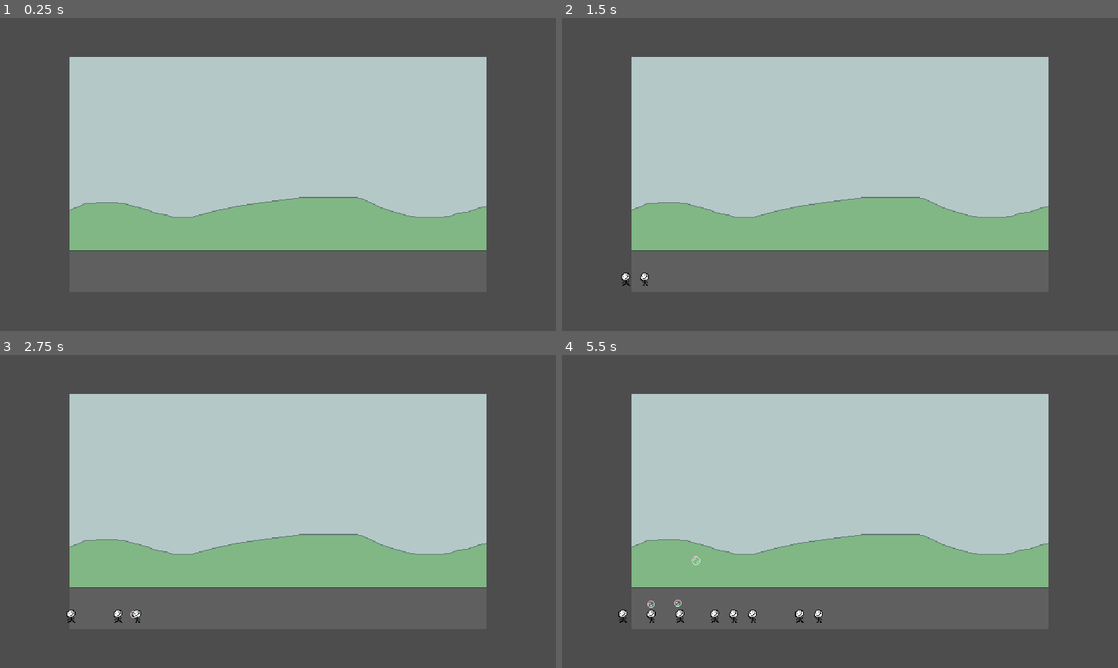
Above: before the commit, frames 1-4 (two rows, left to right).
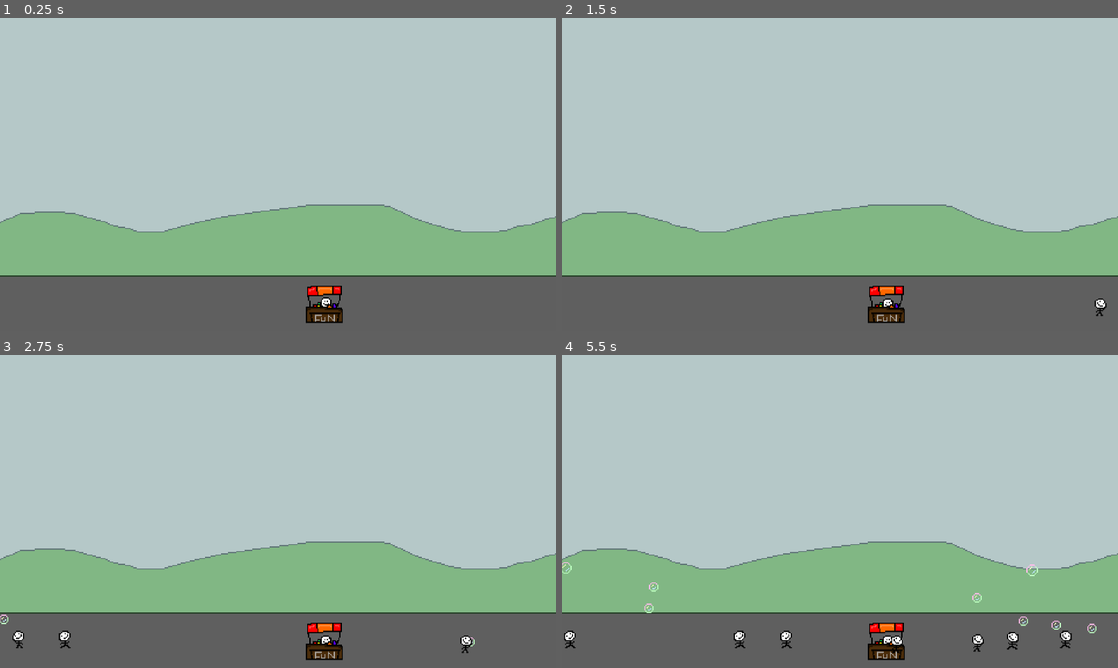
Above: after the commit, the same moments.

Repository: DISN-kolo/bubble-clicker-ggj25
Game: Godot game, scene res://MainScene.tscn
Same seed, same stepped clock (60 frames per second), same inputs: the game is played once before the commit and once after it.
Inputs (mouse positions are in pixels of both pictures, inside the frame that each line leads up to):
- Up to frame 1 (0.25 s): no input
- Up to frame 2 (1.5 s): tap Enter (ui_accept) at 0.5, 0.77 s; move the mouse to (962, 158) at 0.52 s; hold Right (ui_right) from 0.53 s (still down); click (962, 158) at 0.6 s; move the mouse to (728, 190) at 1.27 s; click (728, 190) at 1.35 s
- Up to frame 3 (2.75 s): tap Enter (ui_accept) at 1.52 s; move the mouse to (72, 611) at 2.02 s; release Right (ui_right) at 2.03 s; hold Left (ui_left) from 2.03 s (still down); click (72, 611) at 2.1 s
- Up to frame 4 (5.5 s): move the mouse to (812, 574) at 2.77 s; release Left (ui_left) at 2.78 s; hold Right (ui_right) 2.78-4.28 s; click (812, 574) at 2.85 s; tap Enter (ui_accept) at 3.02, 3.77, 4.52 s; move the mouse to (701, 611) at 3.52 s; click (701, 611) at 3.6 s; move the mouse to (739, 605) at 4.27 s; hold Left (ui_left) 4.28-5.03 s; click (739, 605) at 4.35 s; move the mouse to (695, 605) at 5.02 s; hold Right (ui_right) from 5.03 s (still down); click (695, 605) at 5.1 s

The runs differ from the first frame. In frame 1, 40% of the frame differs, in the area x 0-100%, y 0-98%; in frame 2, 40%; in frame 3, 40%; in frame 4, 41%.

Commit message:
random dude positions. a shop that pauses them at a random spot for a random time

Diff:
--- a/MainScene.gd
+++ b/MainScene.gd
@@ -3,8 +3,14 @@
 var r : float
 @onready var tio = preload("res://tio.tscn")
 var instance_of_tio
+@onready var shop = preload("res://fun_shop.tscn")
+var instance_of_shop
+var tio_direction : int
 # Called when the node enters the scene tree for the first time.
 func _ready():
+	instance_of_shop = shop.instantiate()
+	instance_of_shop.global_position = Vector2(rng.randi_range(-100, 100), rng.randi_range(110, 120))
+	add_child(instance_of_shop)
 	pass # Replace with function body.
 
 func _process(delta):
@@ -13,9 +19,11 @@
 
 
 func _on_timer_timeout():
+	tio_direction = rng.randi_range(0, 1) * 2 - 1
 	instance_of_tio = tio.instantiate()
-	instance_of_tio.velocity.x = 50
-	instance_of_tio.global_position = Vector2(-250, 120)
+	instance_of_tio.velocity.x = 50 * tio_direction
+	instance_of_tio.global_position = Vector2(-250 * tio_direction, rng.randi_range(110, 120))
+	instance_of_tio.sprite_flip = (tio_direction == -1)
 	add_child(instance_of_tio)
 	r = rng.randf_range(0.3, 1.3)
 	$Timer.wait_time = r
--- a/MainScene.tscn
+++ b/MainScene.tscn
@@ -13,10 +13,11 @@
 script = ExtResource("1_uu0e3")
 
 [node name="Background" type="Sprite2D" parent="."]
+z_index = -5
 texture = ExtResource("1_37jlj")
 
 [node name="Camera2D" type="Camera2D" parent="."]
-zoom = Vector2(3, 3)
+zoom = Vector2(4, 4)
 
 [node name="Timer" type="Timer" parent="."]
 autostart = true
--- /dev/null
+++ b/events.gd
@@ -0,0 +1,3 @@
+extends Node
+
+signal entered_shop
--- /dev/null
+++ b/fun_shop.gd
@@ -0,0 +1,16 @@
+extends Node2D
+
+
+# Called when the node enters the scene tree for the first time.
+func _ready():
+	pass # Replace with function body.
+
+
+# Called every frame. 'delta' is the elapsed time since the previous frame.
+func _process(delta):
+	pass
+
+
+func _on_area_2d_body_entered(body):
+	Events.entered_shop.emit(self, body)
+	pass # Replace with function body.
--- /dev/null
+++ b/fun_shop.tscn
@@ -0,0 +1,75 @@
+[gd_scene load_steps=11 format=3 uid="uid://crw68j5bwxpqp"]
+
+[ext_resource type="Texture2D" uid="uid://4ec54a6pj1ol" path="res://resources/FunShop1.png" id="1_g1a2n"]
+[ext_resource type="Script" path="res://fun_shop.gd" id="1_i5b4v"]
+
+[sub_resource type="AtlasTexture" id="AtlasTexture_m7guc"]
+atlas = ExtResource("1_g1a2n")
+region = Rect2(0, 0, 32, 32)
+
+[sub_resource type="AtlasTexture" id="AtlasTexture_gwgcj"]
+atlas = ExtResource("1_g1a2n")
+region = Rect2(0, 32, 32, 32)
+
+[sub_resource type="AtlasTexture" id="AtlasTexture_rafs3"]
+atlas = ExtResource("1_g1a2n")
+region = Rect2(0, 64, 32, 32)
+
+[sub_resource type="AtlasTexture" id="AtlasTexture_ovywp"]
+atlas = ExtResource("1_g1a2n")
+region = Rect2(0, 96, 32, 32)
+
+[sub_resource type="AtlasTexture" id="AtlasTexture_trmk5"]
+atlas = ExtResource("1_g1a2n")
+region = Rect2(0, 128, 32, 32)
+
+[sub_resource type="AtlasTexture" id="AtlasTexture_8xob1"]
+atlas = ExtResource("1_g1a2n")
+region = Rect2(0, 160, 32, 32)
+
+[sub_resource type="SpriteFrames" id="SpriteFrames_kpjoh"]
+animations = [{
+"frames": [{
+"duration": 1.0,
+"texture": SubResource("AtlasTexture_m7guc")
+}, {
+"duration": 1.0,
+"texture": SubResource("AtlasTexture_gwgcj")
+}, {
+"duration": 1.0,
+"texture": SubResource("AtlasTexture_rafs3")
+}, {
+"duration": 1.0,
+"texture": SubResource("AtlasTexture_ovywp")
+}, {
+"duration": 1.0,
+"texture": SubResource("AtlasTexture_trmk5")
+}, {
+"duration": 1.0,
+"texture": SubResource("AtlasTexture_8xob1")
+}],
+"loop": true,
+"name": &"default",
+"speed": 1.0
+}]
+
+[sub_resource type="RectangleShape2D" id="RectangleShape2D_bthoh"]
+size = Vector2(20, 25)
+
+[node name="FunShop" type="Node2D"]
+script = ExtResource("1_i5b4v")
+
+[node name="AnimatedSprite2D" type="AnimatedSprite2D" parent="."]
+z_index = -5
+sprite_frames = SubResource("SpriteFrames_kpjoh")
+autoplay = "default"
+frame_progress = 0.873104
+
+[node name="Area2D" type="Area2D" parent="."]
+collision_layer = 0
+
+[node name="CollisionShape2D" type="CollisionShape2D" parent="Area2D"]
+position = Vector2(0, 3.5)
+shape = SubResource("RectangleShape2D_bthoh")
+
+[connection signal="body_entered" from="Area2D" to="." method="_on_area_2d_body_entered"]
--- a/project.godot
+++ b/project.godot
@@ -14,6 +14,10 @@
 run/main_scene="res://MainScene.tscn"
 config/features=PackedStringArray("4.2", "GL Compatibility")
 config/icon="res://icon.svg"
+
+[autoload]
+
+Events="*res://events.gd"
 
 [display]
 
--- a/tio.gd
+++ b/tio.gd
@@ -6,15 +6,26 @@
 var maximum_bubbles : int = 10
 const SPEED = 300.0
 const JUMP_VELOCITY = -400.0
+var sprite_flip : bool
 
 @onready var bub = load("res://Bubble.tscn")
 var bub_instance
+@onready var bubble_timer = $BubbleTimer
+@onready var shop_timer = $ShopTimer
+@onready var aux_shop_timer = $AuxShopTimer
+var backup_velocity : Vector2 = Vector2(0, 0)
+
+var been_to_shops : Array = []
 # Get the gravity from the project settings to be synced with RigidBody nodes.
 #var gravity = ProjectSettings.get_setting("physics/2d/default_gravity")
 func _ready():
+	z_index = global_position.y - 110
+	Events.entered_shop.connect(_on_entered_shop)
 	r = rng.randf_range(0.2, 2.0)
-	$Timer.wait_time = r
-	$Timer.start()
+	bubble_timer.wait_time = r
+	bubble_timer.start()
+	backup_velocity = velocity
+	$AnimatedSprite2D.flip_h = sprite_flip
 
 func _physics_process(delta):
 	# Add the gravity.
@@ -45,6 +56,22 @@
 	bub_instance.global_position = self.global_position
 	get_tree().get_root().add_child(bub_instance)
 	r = rng.randf_range(0.1, 3.0)
-	$Timer.wait_time = r
-	$Timer.start()
+	bubble_timer.wait_time = r
+	bubble_timer.start()
 	pass # Replace with function body.
+
+func _on_entered_shop(shop : Node, entrate : Node):
+	if (self == entrate):
+		if !(shop in been_to_shops):
+			been_to_shops.append(shop)
+			aux_shop_timer.wait_time = rng.randf_range(0.01, 0.4)
+			aux_shop_timer.start()
+
+func _on_shop_timer_timeout():
+	velocity = backup_velocity
+
+func _on_aux_shop_timer_timeout():
+	aux_shop_timer.stop()
+	velocity = Vector2(0, 0)
+	shop_timer.wait_time = rng.randf_range(3, 4)
+	shop_timer.start()
--- a/tio.tscn
+++ b/tio.tscn
@@ -40,7 +40,13 @@
 sprite_frames = SubResource("SpriteFrames_ibsxh")
 autoplay = "default"
 
-[node name="Timer" type="Timer" parent="."]
+[node name="BubbleTimer" type="Timer" parent="."]
 autostart = true
 
-[connection signal="timeout" from="Timer" to="." method="_on_timer_timeout"]
+[node name="ShopTimer" type="Timer" parent="."]
+
+[node name="AuxShopTimer" type="Timer" parent="."]
+
+[connection signal="timeout" from="BubbleTimer" to="." method="_on_timer_timeout"]
+[connection signal="timeout" from="ShopTimer" to="." method="_on_shop_timer_timeout"]
+[connection signal="timeout" from="AuxShopTimer" to="." method="_on_aux_shop_timer_timeout"]
Binary file added: resources/FunShop1.png
Not shown, added: resources/FunShop1.png.import
